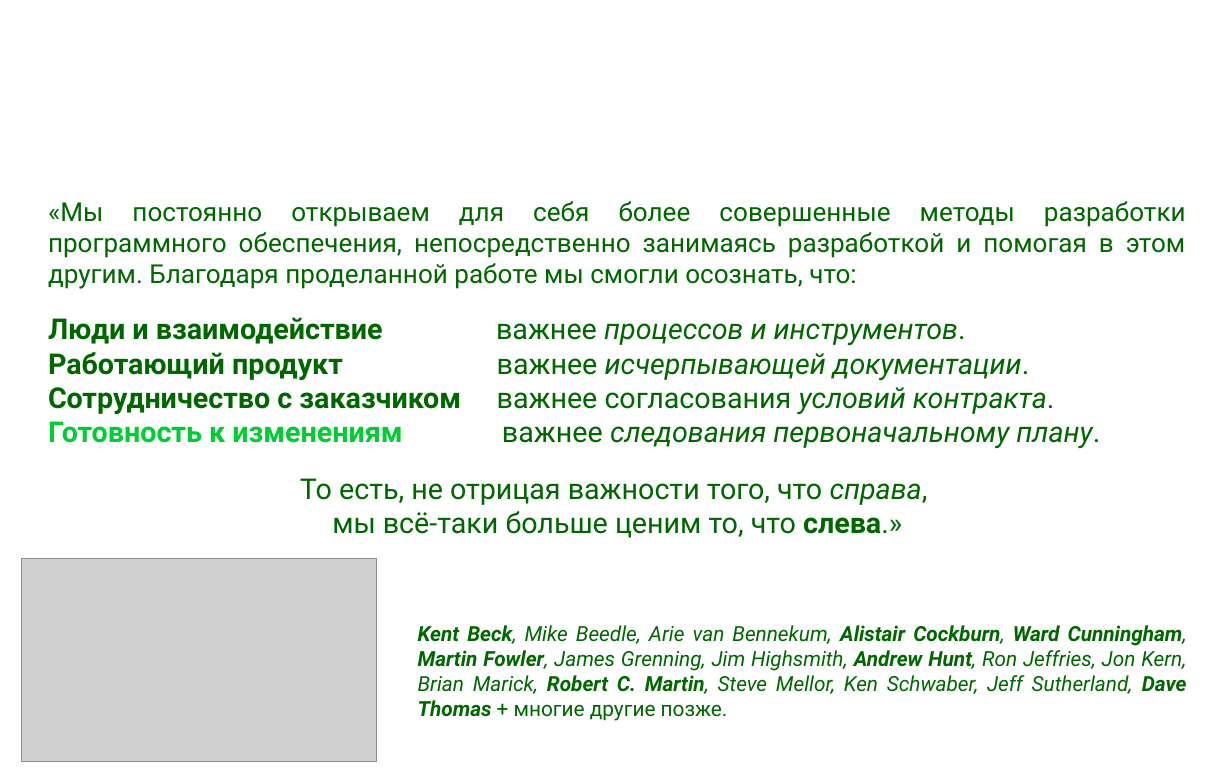
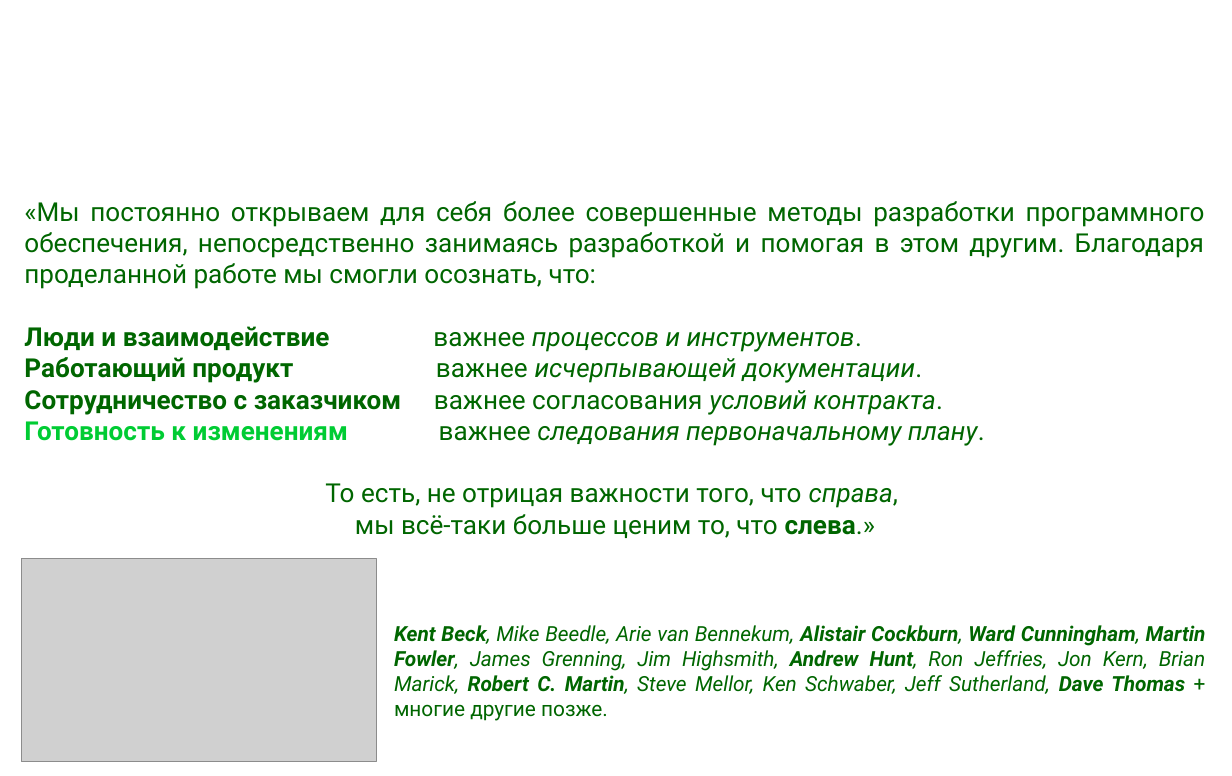
Before and after one commit to mike-shock/Software_Craft, a slide deck: slide 8 of Agile_Intro.odp. Drawn at 1232x776 pixels with LibreOffice and Linux fonts; fonts in the diff are those of the drawing; grey boxes stand for pictures; background and template pictures are left out. Boxes give left, top, right and bottom in pixels: in the first picture for what was removed or moved away, otherwise in the second. Text is boxed around its words. In the diff, an @@ line names an element or a change of style, - is before the commit and + after.

```diff
--- a/Agile_Intro.odp
+++ b/Agile_Intro.odp
@@ text "«Мы постоянно открываем для себя ..." moved from (x1=48, y1=201, x2=1187, y2=721) to (x1=24, y1=201, x2=1206, y2=721) @@
@@ text at (x1=24, y1=326, x2=985, y2=538): size 22 to 20 pt in "Люди и взаимодействие важнее процессов и инструментов.", "Работающий продукт важнее исчерпывающей документации.", "Сотрудничество с заказчиком важнее согласования условий конт ...", "Готовность к изменениям важнее следования первоначальному пл ..." and 2 more places @@
```
Also in this commit, not shown: 32 other slides changed, 1 slide added, 2 other files.
